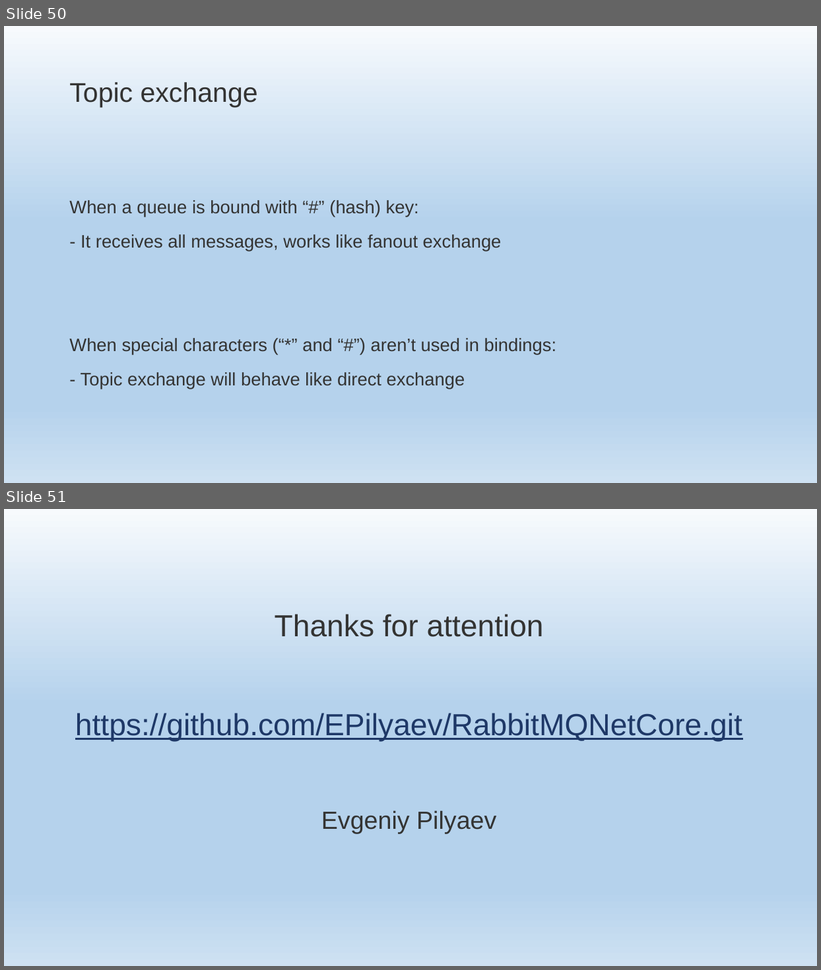
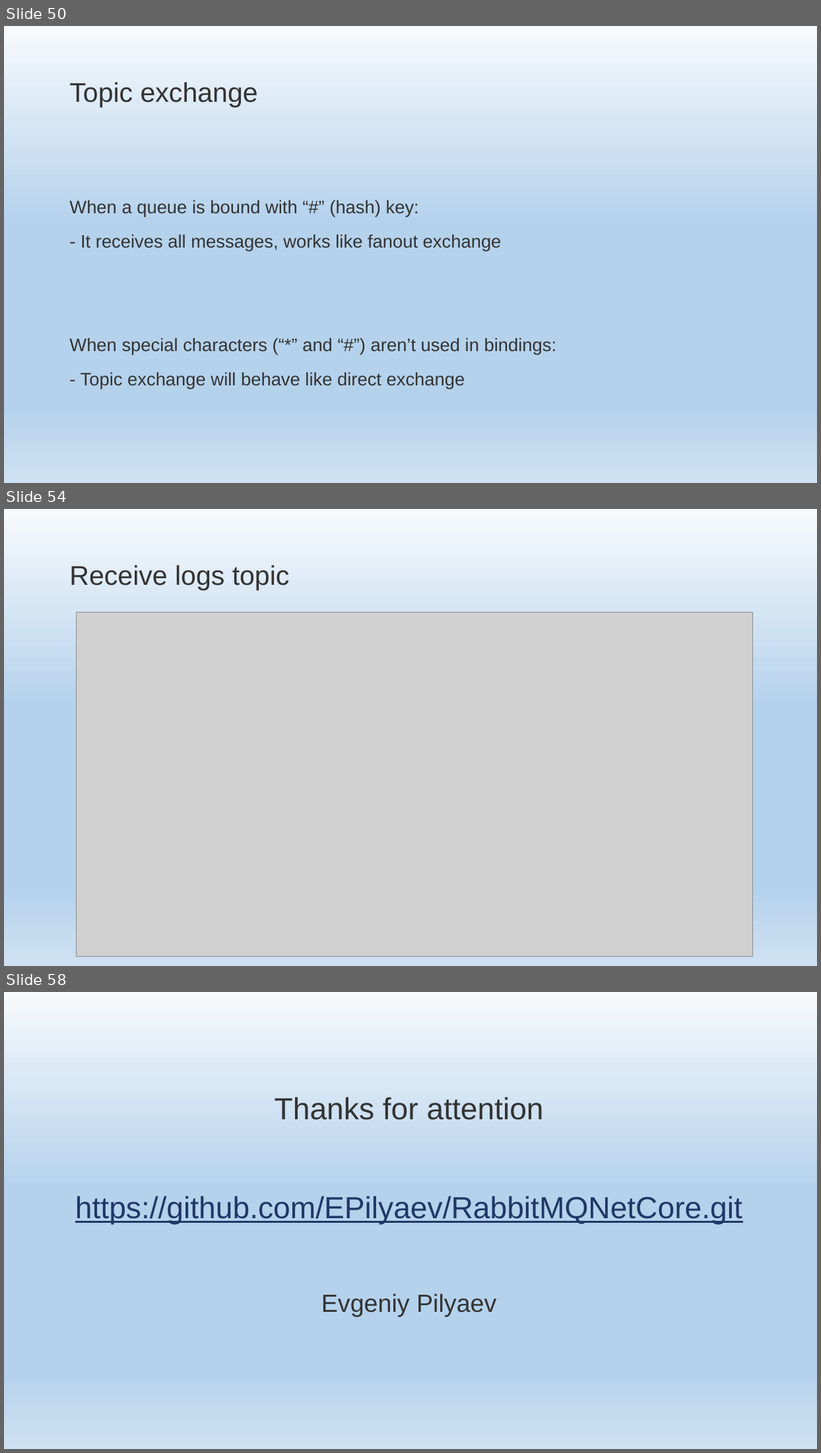
Before and after one commit to EPilyaev/RabbitMQNetCore, a slide deck: RabbitMQNetCore.pptm. Shown one above the other, each under a label of ours: slides 50 and 51 before the commit, slides 50, 54 and 58 after it; the slides between them are not shown. The pictures are 821x970 and 821x1453 pixels, drawn with LibreOffice and Linux fonts; fonts in the diff are those of the drawing; grey boxes stand for pictures; background and template pictures are left out. Boxes give left, top, right and bottom in pixels: in the first picture for what was removed or moved away, otherwise in the second. Text is boxed around its words. In the diff, an @@ line names an element or a change of style, - is before the commit and + after.

Commit message:
Add emit and receive logs topic

```diff
--- a/RabbitMQNetCore.pptm
+++ b/RabbitMQNetCore.pptm
@@ slide 54 added at (x1=4, y1=509, x2=817, y2=966), background gradient #F7FAFD to #B5D2EC to #CEE1F2 @@
@@ title added at (x1=69, y1=565, x2=290, y2=590), 48 pt, text #333332 @@
+Receive logs topic
@@ picture added at (x1=77, y1=612, x2=753, y2=956) @@
@@ what was slide 51 is now slide 58 @@
```
Also in this commit, not shown: 6 other slides added, 5 other files.
